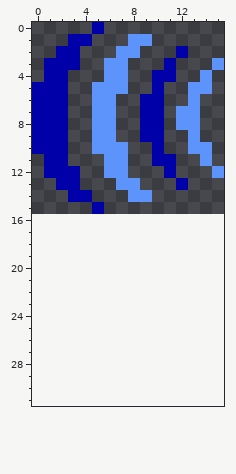
A pixel-art sprite gets an edit: etc/art/Projectiles/sonicBeam_Down.png. The picture above was drawn from the file before the commit.
The file is 16x16 pixels. The old version is drawn lined up with the new one, on the new canvas.
Once edited:
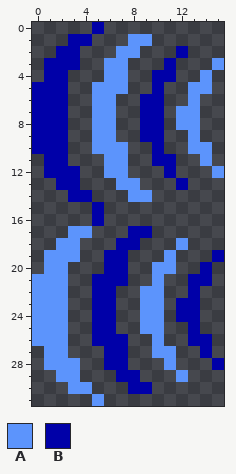
Palette (. is transparent): A #5c94fc  B #0000a8
What changed:
canvas 16x16 -> 16x32
Colour A is added in row 17 at x 3 to 4; in row 18 at x 2 to 3 and 12; in row 19 at x 1 to 3 and 11; in row 20 at x 1 to 2 and 10 to 11; in row 21 at x 0 to 2 and 10; in rows 22 to 25 at x 0 to 2 and 9 to 10.
Colour A is added in row 26 at x 0 to 2 and 10; in row 27 at x 1 to 2 and 10 to 11; in row 28 at x 1 to 3 and 11; in row 29 at x 2 to 3 and 12; in row 30 at x 3 to 4; in row 31 at x 5.
Colour B is added in row 16 at x 5; in row 17 at x 8 to 9; in row 18 at x 7 to 8; in row 19 at x 6 to 7 and 15; in row 20 at x 6 to 7 and 14; in row 21 at x 5 to 7 and 13 to 14.
Colour B is added in row 22 at x 5 to 6 and 13; in rows 23 to 24 at x 5 to 6 and 12 to 13; in row 25 at x 5 to 6 and 13; in row 26 at x 5 to 7 and 13 to 14; in row 27 at x 6 to 7 and 14; in row 28 at x 6 to 7 and 15.
Colour B is added in row 29 at x 7 to 8; in row 30 at x 8 to 9.
Where, in picture pixels (left, top, right, bottom), the same in both pictures:
added: (32, 214, 224, 406)
